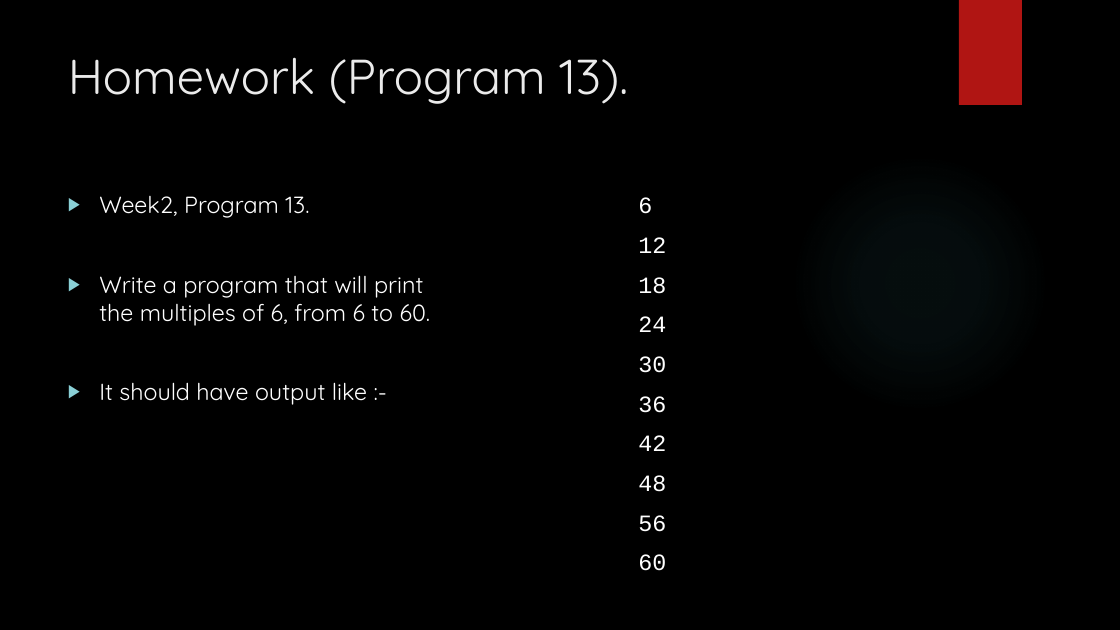
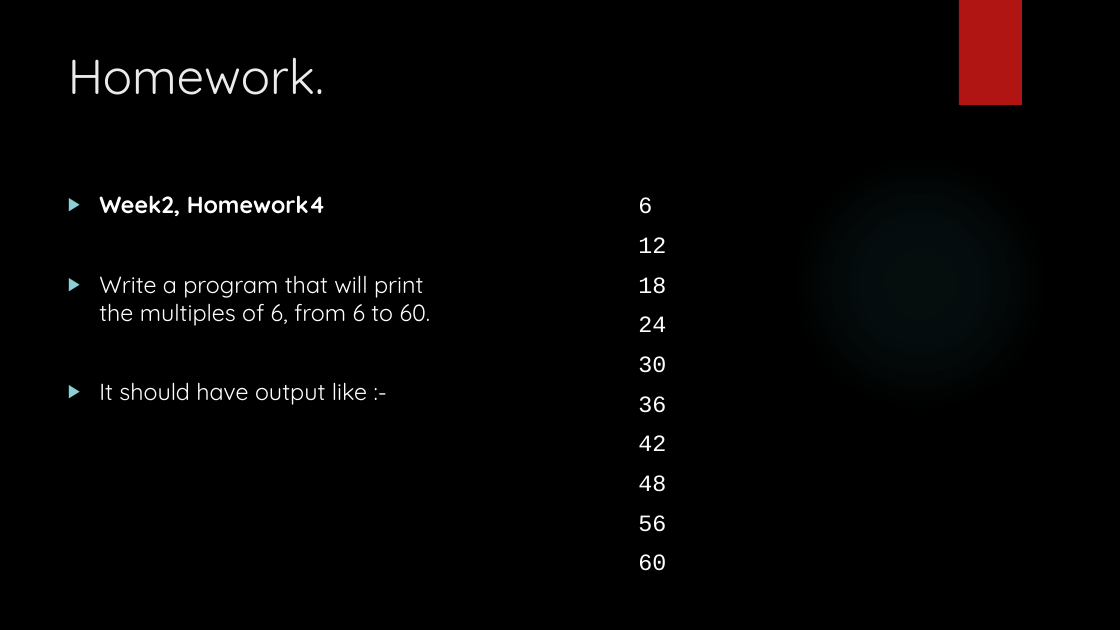
Before and after one commit to davidgroves/DGM_Tutorials, a slide deck: slide 23 of week2/week2.pptx. Drawn at 1120x630 pixels with LibreOffice and Linux fonts; fonts in the diff are those of the drawing; background and template pictures are left out. Boxes give left, top, right and bottom in pixels: in the first picture for what was removed or moved away, otherwise in the second. Text is boxed around its words. In the diff, an @@ line names an element or a change of style, - is before the commit and + after.

Commit message:
Renamed homework.

```diff
--- a/week2/week2.pptx
+++ b/week2/week2.pptx
@@ title at <box>68,57,324,95</box>: text changed @@
-Homework (Program 13).
+Homework.
@@ text at <box>99,195,325,216</box>: text changed; bold on @@
-▶ Week2, Program 13.
+▶ Week2, Homework4
```
Also in this commit, not shown: 4 other slides changed.
